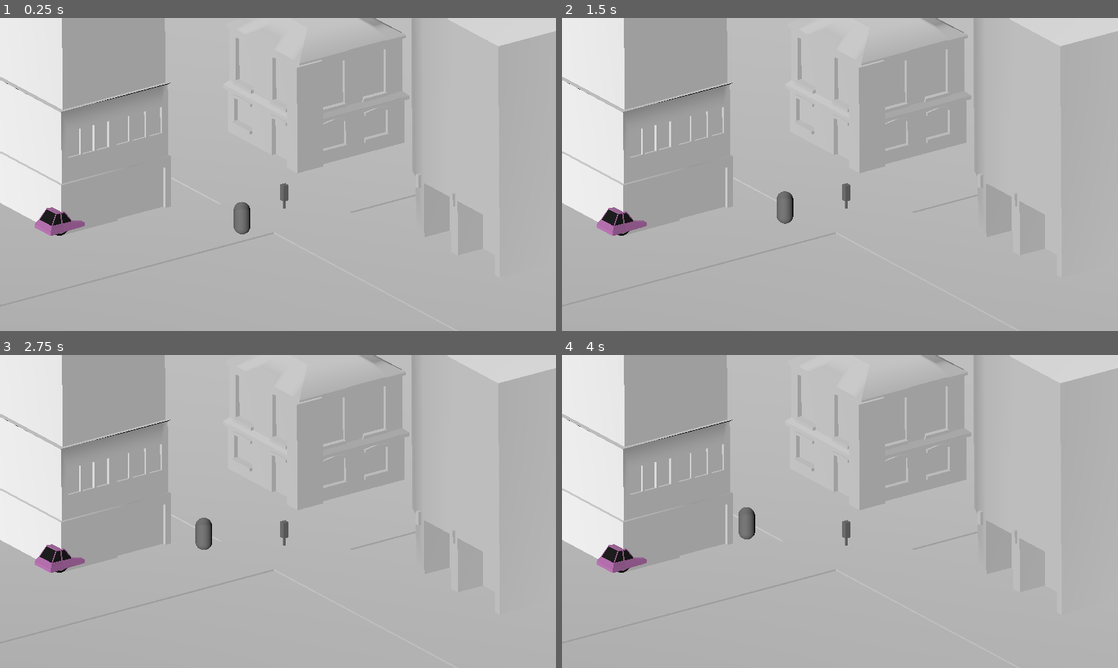
Above: before the commit, frames 1-4 (two rows, left to right).
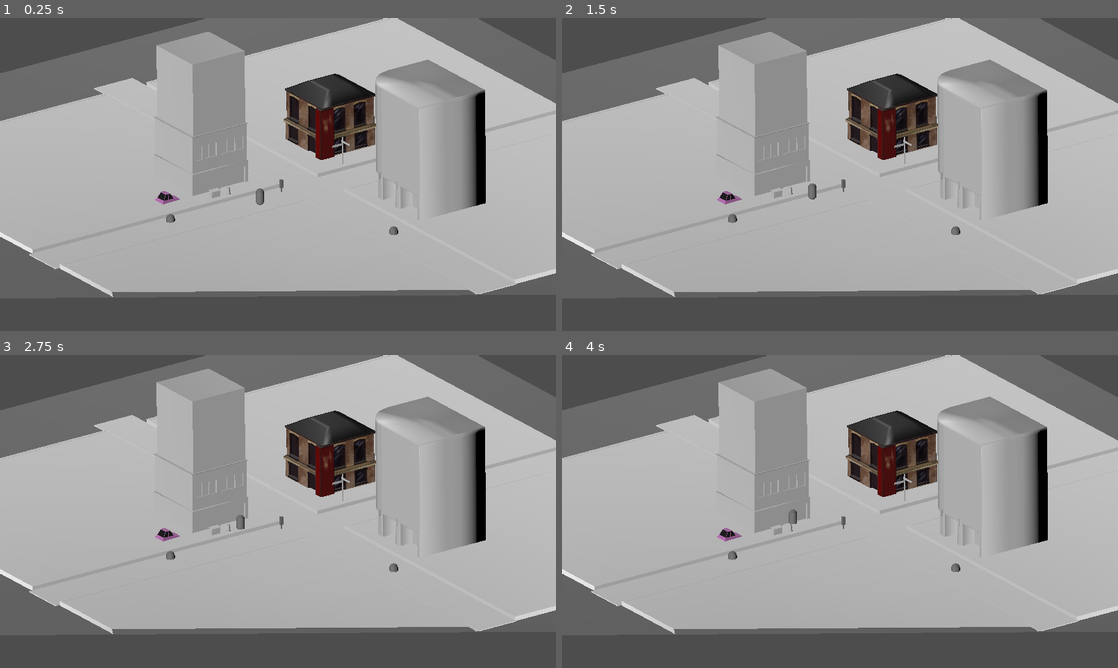
Above: after the commit, the same moments.

Repository: caizoryan/gamejam001
Game: Godot game, scene res://test_scene.tscn
Two runs of this game, one before a commit and one after it. Both use one fixed random seed, a clock stepped at 60 frames per second and the inputs below.
Inputs (mouse positions are in pixels of both pictures, inside the frame that each line leads up to):
- Up to frame 1 (0.25 s): no input
- Up to frame 2 (1.5 s): tap Enter at 0.5 s; move the mouse to (962, 158) at 0.52 s; hold Right (key_right) 0.53-1.28 s; tap E at 0.6 s; move the mouse to (728, 190) at 1.27 s; hold Down (key_down) from 1.28 s (still down); click (728, 190) at 1.35 s
- Up to frame 3 (2.75 s): tap E at 1.55, 2.1 s; move the mouse to (333, 442) at 2.02 s; release Down (key_down) at 2.03 s; hold Right (key_right) from 2.03 s (still down)
- Up to frame 4 (4 s): move the mouse to (812, 574) at 2.77 s; release Right (key_right) at 2.78 s; hold Up (key_up) 2.78-3.53 s; tap E at 2.85, 3.8 s; move the mouse to (1006, 558) at 3.52 s; hold Left (key_left) from 3.53 s (still down); click (1006, 558) at 3.6 s

The runs differ from the first frame. In frame 1, 53% of the frame differs, in the area x 0-100%, y 0-100%; in frame 2, 53%; in frame 3, 52%; in frame 4, 53%.

Commit message:
might be time to rip everything out

Diff:
--- /dev/null
+++ b/car_properties.gd
@@ -0,0 +1,4 @@
+extends CharacterBody3D
+class_name Car
+@export var speed: float = 5.0
+@export var patience: float = 1.0
--- a/car.tscn
+++ b/default_car.tscn
@@ -1,17 +1,17 @@
-[gd_scene load_steps=3 format=3 uid="uid://dy0ywsrfkq6bc"]
+[gd_scene load_steps=4 format=3 uid="uid://dy0ywsrfkq6bc"]
 
-[ext_resource type="PackedScene" uid="uid://cypjqtxwof0fw" path="res://assets/car_pink.glb" id="1_7822p"]
+[ext_resource type="Script" uid="uid://jy2tmm5wuvwm" path="res://car_properties.gd" id="1_8wwfn"]
+[ext_resource type="PackedScene" uid="uid://cypjqtxwof0fw" path="res://assets/car_pink.glb" id="1_w1n5r"]
 
 [sub_resource type="BoxShape3D" id="BoxShape3D_7822p"]
 size = Vector3(1.36035, 1, 2.51997)
 
 [node name="Car" type="CharacterBody3D"]
-metadata/curve_index = 0
-metadata/distance = 0.0
+script = ExtResource("1_8wwfn")
 
 [node name="CollisionShape3D" type="CollisionShape3D" parent="."]
 transform = Transform3D(1, 0, 0, 0, 1, 0, 0, 0, 1, 0.0379429, 0.6035, -0.237667)
 shape = SubResource("BoxShape3D_7822p")
 
-[node name="car_pink" parent="." instance=ExtResource("1_7822p")]
+[node name="car_pink" parent="." instance=ExtResource("1_w1n5r")]
 transform = Transform3D(-1, 0, -8.74228e-08, 0, 1, 0, 8.74228e-08, 0, -1, 0, 0, 0)
--- a/road.tscn
+++ b/road.tscn
@@ -1,93 +1,17 @@
-[gd_scene load_steps=4 format=3 uid="uid://11l6gq0gsqrm"]
+[gd_scene load_steps=3 format=3 uid="uid://11l6gq0gsqrm"]
 
-[ext_resource type="PackedScene" uid="uid://dy0ywsrfkq6bc" path="res://car.tscn" id="2_3veuu"]
+[sub_resource type="CapsuleMesh" id="CapsuleMesh_x0d2t"]
 
-[sub_resource type="GDScript" id="GDScript_yp5lu"]
-script/source = "extends Node3D
+[sub_resource type="BoxMesh" id="BoxMesh_x0d2t"]
 
-# already linked in object
-@export var TIMER: Timer
-@export var PATH: Path3D
-
-# vars that can be controlled
-@export var NUM_CARS: int = 2
-# references that need to manually be set
-@export var CAR: PackedScene
-@export var ROAD_DIRECTION: StateEnums.Direction
-
-# global vars
-var CAR_GROUP = Node3D.new()
-var RUN_CARS = false
-var CURR_TRAFFIC_DIR = null
-var SPAWN_CARS = false
-var INIT_POSITION = Vector3(0,0,0)
-var BAKED_POINTS = null
-
-func _ready() -> void:
-	PATH.add_child(CAR_GROUP)
-	TIMER.timeout.connect(_on_timer_timeout)
-	if not PATH.curve or PATH.curve.get_baked_points().is_empty():
-		push_error(\"yoooo: path with no baked points defined\")
-	BAKED_POINTS = PATH.curve.get_baked_points()
-
-func _input(event: InputEvent) -> void:
-	if event is InputEventKey and event.is_released() and ROAD_DIRECTION == CURR_TRAFFIC_DIR:
-		match event.keycode:
-			KEY_E:
-				RUN_CARS = !RUN_CARS
-			KEY_W:
-				for i in range(NUM_CARS):
-					var new_car = CAR.instantiate()
-					var init_position = BAKED_POINTS[0]
-					new_car.look_at(init_position, Vector3.UP)
-					new_car.global_position = init_position
-
-					new_car.set_meta(\"curve_index\", 0)
-					new_car.position = INIT_POSITION + Vector3(0, 1 * CAR_GROUP.get_child_count(), 0)
-					if ROAD_DIRECTION == StateEnums.Direction.Z_AXIS:
-						new_car.rotation_degrees = Vector3(0, 90, 0)
-
-					CAR_GROUP.add_child(new_car)
-					#TIMER.start(SPAWN)
-
-func _process(delta: float) -> void:
-	if RUN_CARS:
-		for car in CAR_GROUP.get_children():
-			var index = car.get_meta(\"curve_index\")
-			if index + 1 >= BAKED_POINTS.size():
-				car.queue_free()
-				return
-			var next_position = BAKED_POINTS[index + 1]
-			car.look_at(next_position, Vector3.UP)
-			car.global_position = car.global_position.lerp(next_position, delta)
-			car.set_meta(\"curve_index\", index+1)
-#
-func _on_timer_timeout():
-	pass
-	#var new_car = CAR.instantiate()
-	#var num_children = CAR_GROUP.get_child_count()
-	#new_car.position = INIT_POSITION
-	#CAR_GROUP.add_child(new_car)
-
-func _on_traffic_light_light_changed(new_dir) -> void:
-	CURR_TRAFFIC_DIR = new_dir
-"
-
-[sub_resource type="Curve3D" id="Curve3D_3veuu"]
-_data = {
-"points": PackedVector3Array(0, 0, 0, 0, 0, 0, 0, 0, 0),
-"tilts": PackedFloat32Array(0)
-}
-point_count = 1
-
-[node name="Road" type="Node3D" node_paths=PackedStringArray("TIMER", "PATH")]
-script = SubResource("GDScript_yp5lu")
-TIMER = NodePath("Timer")
-PATH = NodePath("Path3D")
-CAR = ExtResource("2_3veuu")
-
-[node name="Path3D" type="Path3D" parent="."]
-transform = Transform3D(0.9057, 0, 0, 0, 0.9057, 0, 0, 0, 0.9057, -0.163134, 0.762042, 1.17084)
-curve = SubResource("Curve3D_3veuu")
+[node name="Road" type="Node3D"]
 
 [node name="Timer" type="Timer" parent="."]
+
+[node name="SpawnPoint" type="MeshInstance3D" parent="."]
+transform = Transform3D(1, 0, 0, 0, 1, 0, 0, 0, 1, 0.0377092, 0, 15.7783)
+mesh = SubResource("CapsuleMesh_x0d2t")
+
+[node name="EndPoint" type="MeshInstance3D" parent="."]
+transform = Transform3D(1, 0, 0, 0, 1, 0, 0, 0, 1, 0, 0, -59.7834)
+mesh = SubResource("BoxMesh_x0d2t")
--- /dev/null
+++ b/road_type.gd
@@ -0,0 +1 @@
+extends Node3D
--- a/spawner.gd
+++ b/spawner.gd
@@ -1,61 +1,74 @@
 extends Node3D
 
 # already linked in object
-@export var TIMER: Timer
-@export var PATH: Path3D
-@export var PATH_FOLLOW: PathFollow3D
+@export var SPAWN_POINT: MeshInstance3D
+@export var END_POINT: MeshInstance3D
+@export var FACING: StateEnums.Direction
+@export var CAR: PackedScene = preload("res://default_car.tscn")
+@export var TRAFFIC_LIGHT: PackedScene
 
-# vars that can be controlled
-@export var SPAWN_WAIT: float = 0.1
-@export var CAR_DISTANCE: float = 0.5
-@export var SPEED: float = 5
+# spawner variables
+# how many cars spawn at the same time
+@export var SPAWN_NUM: int = 1
+# which/how many directions can spawn at the same time
+@export var SPAWN_DIRECTION: Array[StateEnums.Direction]
+# max and min time spawns can occur
+@export var MIN_SPAWN_DURATION: float = 2
+@export var MAX_SPAWN_DURATION: float = 5
+# time before difficulty increases
+@export var SECS_BEFORE_DIFFICULTY: float = 10
+# array of the various car types that can spawn
+@export var CAR_TYPES: Array[Car]
+# array of the probs of a specific car type spawning
+@export var CAR_PROBS: Array[float]
 
-# references that need to manually be set
-@export var CAR: PackedScene
-@export var ROAD_DIRECTION: StateEnums.Direction
-@export var TRAFFIC_LIGHT: StaticBody3D
+var cars = []
+#
+## global vars
+#var CAR_GROUP = Node3D.new()
+#var RUN_CARS = false
+var CURR_TRAFFIC_DIR = null
+#var SPAWN_CARS = false
+#var INIT_POSITION = Vector3(0,0,0)
 
-# global vars
-var CAR_GROUP = Node3D.new()
-var RUN_CARS = false
-var CURR_TRAFFIC_DIR = null
-var SPAWN_CARS = false
-var INIT_POSITION = Vector3(0,0,0)
-
-func _ready() -> void:
-	PATH_FOLLOW.add_child(CAR_GROUP)
-	INIT_POSITION = PATH.curve.get_baked_points()[0]
-	TIMER.timeout.connect(_on_timer_timeout)
+func _ready():
 	if TRAFFIC_LIGHT:
 		TRAFFIC_LIGHT.connect("light_changed", handle_light_change)
+		print("CAR", CAR)
+	var new_car = CAR.instantiate()
+	new_car.global_position = SPAWN_POINT.global_position
+	SPAWN_POINT.get_parent().add_child(new_car)
+	new_car.look_at(END_POINT.global_position, Vector3.UP)
+	cars.append(new_car)
+	print("END POS", END_POINT.global_position)
+
+func _process(delta):
+	for car in cars:
+		if car.global_position.distance_to(END_POINT.global_position) < 1.0:
+			car.queue_free()
+			cars.erase(car)
+		#else:
+		var velocity = car.global_position.direction_to(END_POINT.global_position) * car.speed
+		car.global_position += velocity * delta
 
 func handle_light_change(new_dir):
-	#print("consumed direction change to", new_dir)
 	CURR_TRAFFIC_DIR = new_dir
 
-func _input(event: InputEvent) -> void:
-	if event is InputEventKey and event.is_released() and ROAD_DIRECTION == CURR_TRAFFIC_DIR:
-		match event.keycode:
-			KEY_E:
-				RUN_CARS = !RUN_CARS
-			KEY_W:
-				SPAWN_CARS = !SPAWN_CARS
-				if SPAWN_CARS:
-					TIMER.start(1.0)
-				else:
-					TIMER.stop()
 
-func _process(delta: float) -> void:
-	if RUN_CARS:
-		PATH_FOLLOW.progress += SPEED * delta
-		if PATH_FOLLOW.progress_ratio == 1.0:
-			for node in CAR_GROUP.get_children():
-				CAR_GROUP.remove_child(node)
-				node.queue_free()
-			PATH_FOLLOW.progress_ratio = 0.0
 
-func _on_timer_timeout():
-	var new_car = CAR.instantiate()
-	var num_children = CAR_GROUP.get_child_count()
-	new_car.position = INIT_POSITION - Vector3(Vector3(0, 0, CAR_DISTANCE * num_children))
-	CAR_GROUP.add_child(new_car)
+#func _process(delta):
+
+
+
+
+#func _input(event: InputEvent) -> void:
+	#if event is InputEventKey and event.is_released() and ROAD_DIRECTION == CURR_TRAFFIC_DIR:
+		#match event.keycode:
+			#KEY_E:
+				#RUN_CARS = !RUN_CARS
+			#KEY_W:
+				#SPAWN_CARS = !SPAWN_CARS
+				#if SPAWN_CARS:
+					#TIMER.start(1.0)
+				#else:
+					#TIMER.stop()
--- a/test_scene.tscn
+++ b/test_scene.tscn
@@ -1,32 +1,16 @@
-[gd_scene load_steps=14 format=3 uid="uid://dwjx753r00y5e"]
+[gd_scene load_steps=13 format=3 uid="uid://dwjx753r00y5e"]
 
 [ext_resource type="PackedScene" uid="uid://b4fhdplgvj0or" path="res://assets/testscene.glb" id="1_8pr8v"]
 [ext_resource type="Script" uid="uid://buui765l8kko5" path="res://traffic_light_controller.gd" id="1_coq8p"]
-[ext_resource type="PackedScene" uid="uid://dy0ywsrfkq6bc" path="res://car.tscn" id="1_ia1lp"]
+[ext_resource type="PackedScene" uid="uid://dy0ywsrfkq6bc" path="res://default_car.tscn" id="1_ia1lp"]
 [ext_resource type="PackedScene" uid="uid://bc067s5j6kck0" path="res://marker.tscn" id="1_sasra"]
 [ext_resource type="PackedScene" uid="uid://b4qsje7cd1cav" path="res://trafficlight.tscn" id="2_sasra"]
-[ext_resource type="Script" path="res://area_3d.gd" id="4_buypi"]
 [ext_resource type="PackedScene" uid="uid://11l6gq0gsqrm" path="res://road.tscn" id="4_coq8p"]
+[ext_resource type="PackedScene" uid="uid://brdfvkarw5mty" path="res://assets/testscene01.glb" id="6_njel3"]
 [ext_resource type="Script" uid="uid://c4os3vhaeqgol" path="res://pedestrian_follow.gd" id="7_buypi"]
 [ext_resource type="PackedScene" uid="uid://cktr3xk3eikwy" path="res://pedestrian.tscn" id="8_buypi"]
 
 [sub_resource type="PlaneMesh" id="PlaneMesh_coq8p"]
-
-[sub_resource type="Curve3D" id="Curve3D_coq8p"]
-bake_interval = 0.25
-_data = {
-"points": PackedVector3Array(0, 0, 0, 0, 0, 0, 0, 0, 24.3837, 0, 0, 0, 0, 0, 0, 0, 0, -36.7208),
-"tilts": PackedFloat32Array(0, 0)
-}
-point_count = 2
-
-[sub_resource type="Curve3D" id="Curve3D_2nij2"]
-bake_interval = 0.1
-_data = {
-"points": PackedVector3Array(0, 0, 0, 0, 0, 0, 16.2556, 0, -1.18016, 0, 0, 0, 0, 0, 0, 13.243, 0, 0.057, 0, 0, 0, 0, 0, 0, 10.281, 0, -1.111, 0, 0, 0, 0, 0, 0, 8.425, 0, -1.967, 0, 0, 0, 0, 0, 0, 5.394, 0, -2.991, 0, 0, 0, 0, 0, 0, 3.582, 0, -3.603, 0, 0, 0, 0, 0, 0, 3.192, 0, -5.307, 0, 0, 0, 0, 0, 0, 3.611, 0, -8.179, 0, 0, 0, 0, 0, 0, 4.551, 0, -11.288, 0, 0, 0, 0, 0, 0, 6.002, 0, -14.195),
-"tilts": PackedFloat32Array(0, 0, 0, 0, 0, 0, 0, 0, 0, 0)
-}
-point_count = 10
 
 [sub_resource type="Curve3D" id="Curve3D_njel3"]
 closed = true
@@ -44,14 +28,15 @@
 
 [node name="testscene" parent="." instance=ExtResource("1_8pr8v")]
 transform = Transform3D(1, 0, 0, 0, 1, 0, 0, 0, 1, 0.0488161, 9.53674e-07, -0.167367)
+visible = false
 
 [node name="LightMarker" parent="." instance=ExtResource("1_sasra")]
 transform = Transform3D(1, 0, 0, 0, 1, 0, 0, 0, 1, -0.00826108, 0, -0.0247779)
 
 [node name="Camera" type="Camera3D" parent="."]
-transform = Transform3D(0.569906, -0.305161, 0.762944, -0.00635496, 0.926819, 0.375454, -0.821685, -0.218823, 0.526261, 23.5276, 13.923, 16.5398)
+transform = Transform3D(0.569906, -0.305161, 0.762944, -0.00635496, 0.926819, 0.375455, -0.821685, -0.218823, 0.52626, 23.5276, 13.923, 16.5398)
 projection = 1
-size = 18.589
+size = 36.698
 near = 1.927
 far = 869.15
 
@@ -74,25 +59,19 @@
 light_energy = 0.2
 
 [node name="HorizontalRoad" parent="." instance=ExtResource("4_coq8p")]
-CAR_DISTANCE = 3.0
-
-[node name="Path3D" parent="HorizontalRoad" index="0"]
-transform = Transform3D(1, 0, 0, 0, 1, 0, 0, 0, 1, 0, 0, 0)
-curve = SubResource("Curve3D_coq8p")
 
 [node name="DirectionalLight3D" type="DirectionalLight3D" parent="HorizontalRoad"]
 transform = Transform3D(-0.358654, 0.755115, -0.548788, 0.0854545, 0.611991, 0.786234, 0.929551, 0.23509, -0.284021, -19.6172, 17.3261, -6.15288)
 light_energy = 0.2
 
 [node name="VerticalRoad" parent="." instance=ExtResource("4_coq8p")]
-ROAD_DIRECTION = 1
 
-[node name="Path3D" parent="VerticalRoad" index="0"]
-transform = Transform3D(0.9057, 0, 0, 0, 0.9057, 0, 0, 0, 0.9057, -0.163134, 0.762042, 0.994995)
-curve = SubResource("Curve3D_2nij2")
+[node name="testscene01" parent="VerticalRoad" instance=ExtResource("6_njel3")]
+transform = Transform3D(1, 0, 0, 0, 1, 0, 0, 0, 1, 1.53986, 0, -3.40431)
 
 [node name="Car" parent="." instance=ExtResource("1_ia1lp")]
 transform = Transform3D(1, 0, 0, 0, 1, 0, 0, 0, 1, -4.77724, 0, 13.0851)
+metadata/speed = 10.0
 
 [node name="CollisionShape3D" parent="Car" index="0"]
 transform = Transform3D(1, 0, 0, 0, 1, 0, 0, 0, 1, 0.0491695, 0.619167, -0.246745)
@@ -126,9 +105,18 @@
 text = "YOU WON!"
 label_settings = SubResource("LabelSettings_buypi")
 
+[node name="Road" parent="." instance=ExtResource("4_coq8p")]
+
+[node name="SpawnPoint" parent="Road" index="1"]
+transform = Transform3D(1, 0, 0, 0, 1, 0, 0, 0, 1, 18.4727, 0, -3.36266)
+
+[node name="EndPoint" parent="Road" index="2"]
+transform = Transform3D(1, 0, 0, 0, 1, 0, 0, 0, 1, -13, 0, -3.16879)
+
 [connection signal="light_changed" from="TrafficLight" to="HorizontalRoad" method="_on_traffic_light_light_changed"]
 [connection signal="light_changed" from="TrafficLight" to="VerticalRoad" method="_on_traffic_light_light_changed"]
 
 [editable path="HorizontalRoad"]
 [editable path="VerticalRoad"]
 [editable path="Car"]
+[editable path="Road"]
Not shown, added: assets/testscene01.glb.import
Binary file added: assets/testscene01_RGB.png
Not shown, added: assets/testscene01_RGB.png.import
Not shown, added: car_properties.gd.uid
Not shown, added: road_type.gd.uid
